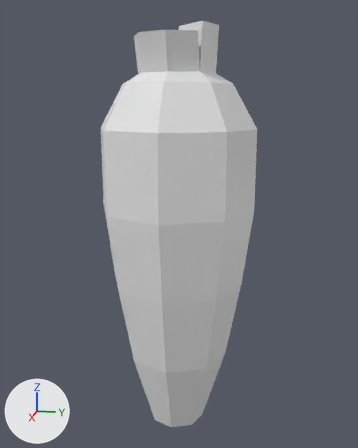
The Blender file Artwork/NouseCarrotSnowman.blend, before and after one commit.
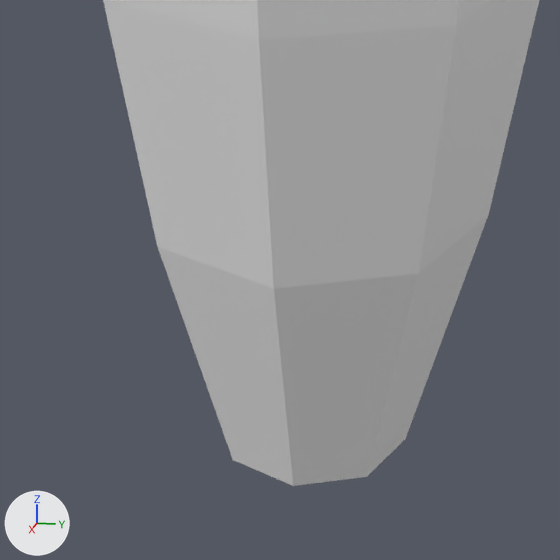
Each version is shown whole from a 50 mm lens placed at (3.086, 0.632, 1.159), pointed at (-0.035, 0.008, 0.379), then close up on the part from 25% to 68% of the width and 66% to 100% of the height. Every picture has the same lights, and +X, +Y and +Z are marked at lower left.
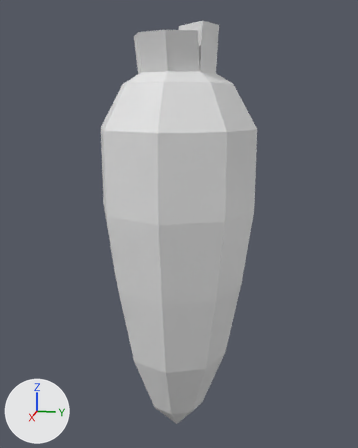
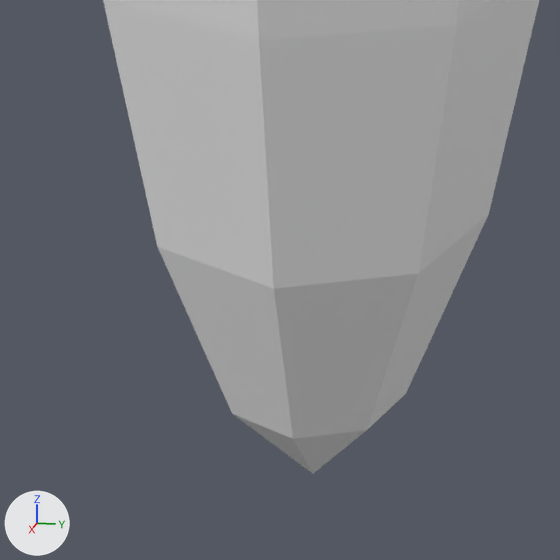
What the commit changed:
me_cylinder has 72 vertices, 78 faces and spans x -1.0..1.0, y -1.0..1.0, z -1.1..1.6.
me_cylinder is used by ob_cylinder; location (0.0, 0.0, 0.0); scale (0.498, 0.498, 1.0).
Before the commit, vertices of me_cylinder: 64 (0.0, 0.37, -1.0) at pixel (405, 438), 65 (0.26, 0.26, -1.0) at pixel (366, 476), 66 (0.37, 0.0, -1.0) at pixel (293, 485), 67 (0.26, -0.26, -1.0) at pixel (232, 459), 68 (0.0, -0.37, -1.0).
Before the commit, vertices of me_cylinder: 69 (-0.26, -0.26, -1.0), 70 (-0.37, 0.0, -1.0), 71 (-0.26, 0.26, -1.0).
Part 1, on me_cylinder:
Vertices 64 to 71 of me_cylinder move by (0.0, 0.0, 0.1).

What differs and where, as boxes [x1, y1, x2, y2] in the close-ups (560 x 560 px; the box of a moved part takes in the faces that stretch with it):
'Cylinder', reshaped
    before: [103, 0, 539, 486]
    after: [103, 0, 539, 474]
part 1 of me_cylinder, moved or reshaped
    before: [158, 214, 489, 486]
    after: [158, 214, 489, 474]
